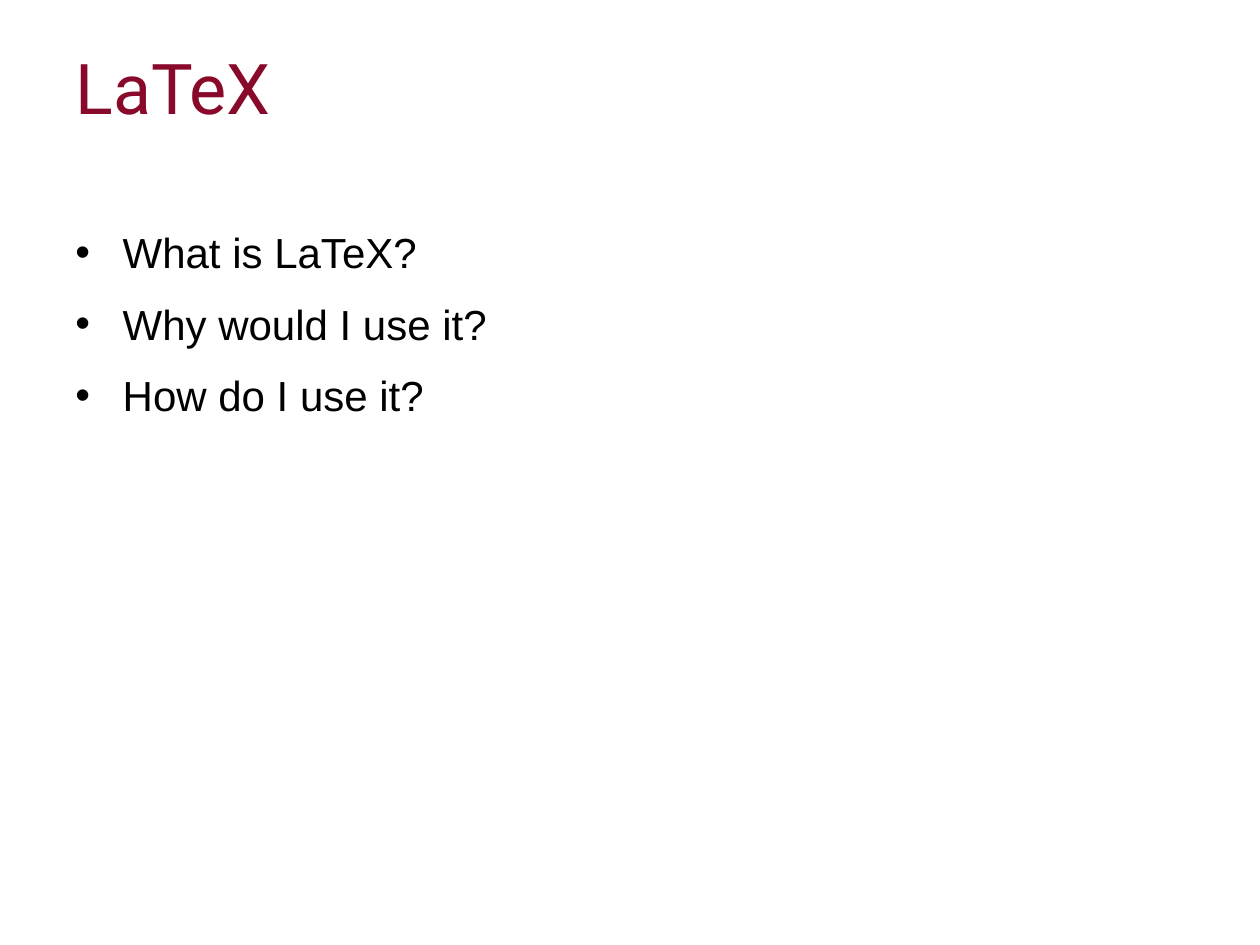
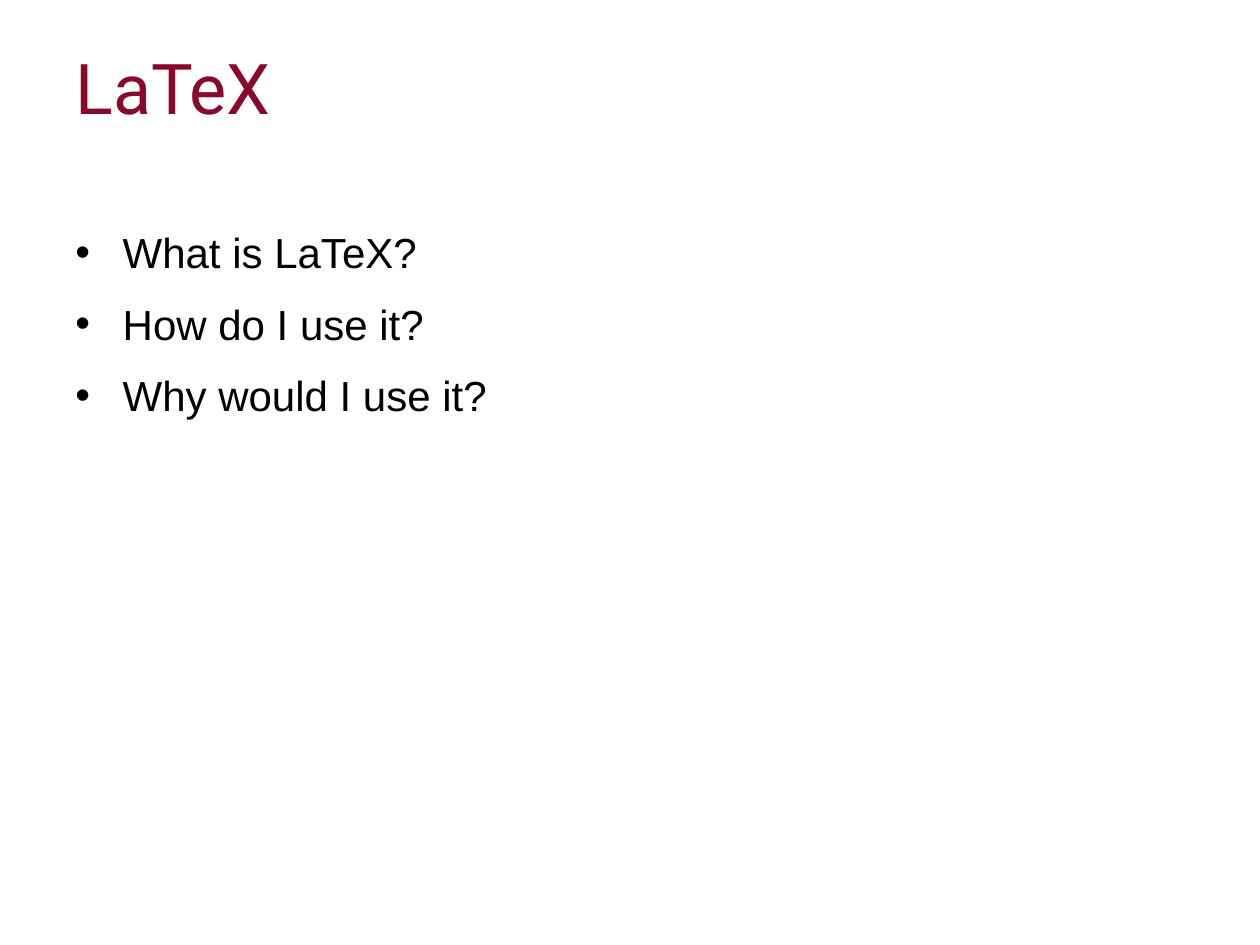
Before and after one commit to ImperialCollegeLondon/RCDS-introduction-to-latex, a slide deck: slide 3 of Intro to Latex Slides.pptx. Drawn at 1260x945 pixels with LibreOffice and Linux fonts; fonts in the diff are those of the drawing; background and template pictures are left out. Boxes give left, top, right and bottom in pixels: in the first picture for what was removed or moved away, otherwise in the second. Text is boxed around its words. In the diff, an @@ line names an element or a change of style, - is before the commit and + after.

Commit message:
Powerpoint revisions

```diff
--- a/Intro to Latex Slides.pptx
+++ b/Intro to Latex Slides.pptx
@@ text at box(123, 309, 423, 341): paragraph added @@
+• How do I use it?
@@ text at box(123, 380, 423, 412): paragraph removed @@
-• How do I use it?
```
